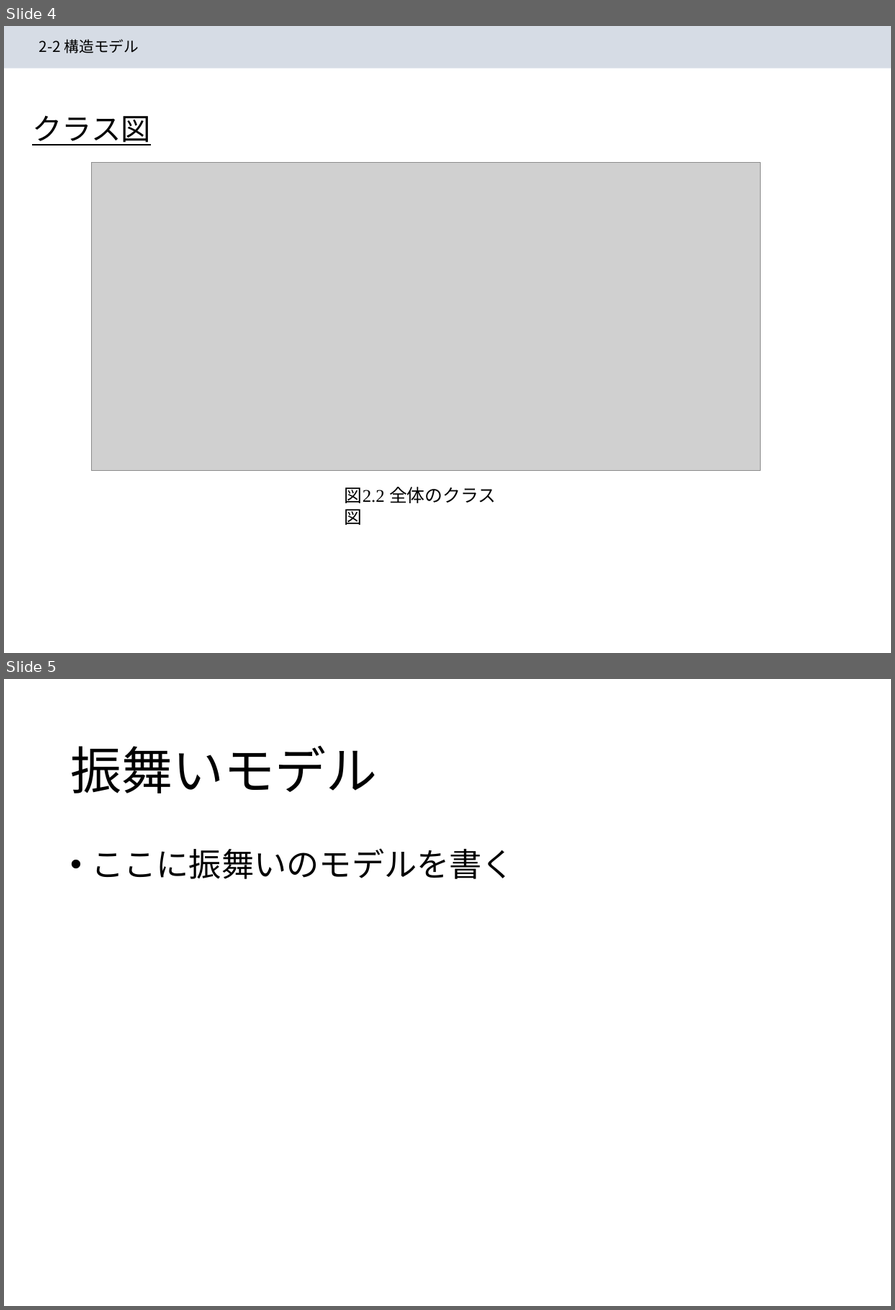
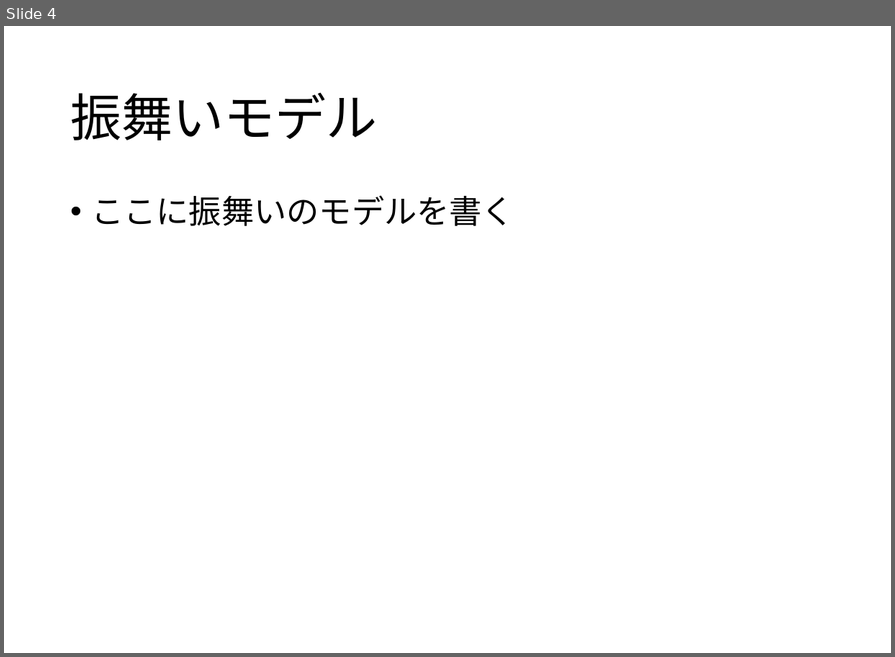
Before and after one commit to ishiki11/robot_b-team, a slide deck: model_file_template_primary.pptx. Shown one above the other, each under a label of ours: slides 4 and 5 before the commit, slide 4 after it. The pictures are 895x1310 and 895x657 pixels, drawn with LibreOffice and Linux fonts; fonts in the diff are those of the drawing; grey boxes stand for pictures. Boxes give left, top, right and bottom in pixels: in the first picture for what was removed or moved away, otherwise in the second. Text is boxed around its words. In the diff, an @@ line names an element or a change of style, - is before the commit and + after.

```diff
--- a/model_file_template_primary.pptx
+++ b/model_file_template_primary.pptx
@@ slide 4 removed at <box>4,26,891,653</box>, background #FFFFFF @@
@@ title removed at <box>4,26,891,68</box> @@
-2-2 構造モデル
@@ text removed at <box>32,115,151,146</box> @@
-クラス図
@@ picture removed at <box>91,162,760,471</box> @@
@@ text removed at <box>345,487,496,503</box> @@
-図2.2 全体のクラス図
@@ what was slide 5 is now slide 4 @@
```
Also in this commit, not shown: 1 slide changed, 2 slides added, 2 other slides removed, 1 other file.
